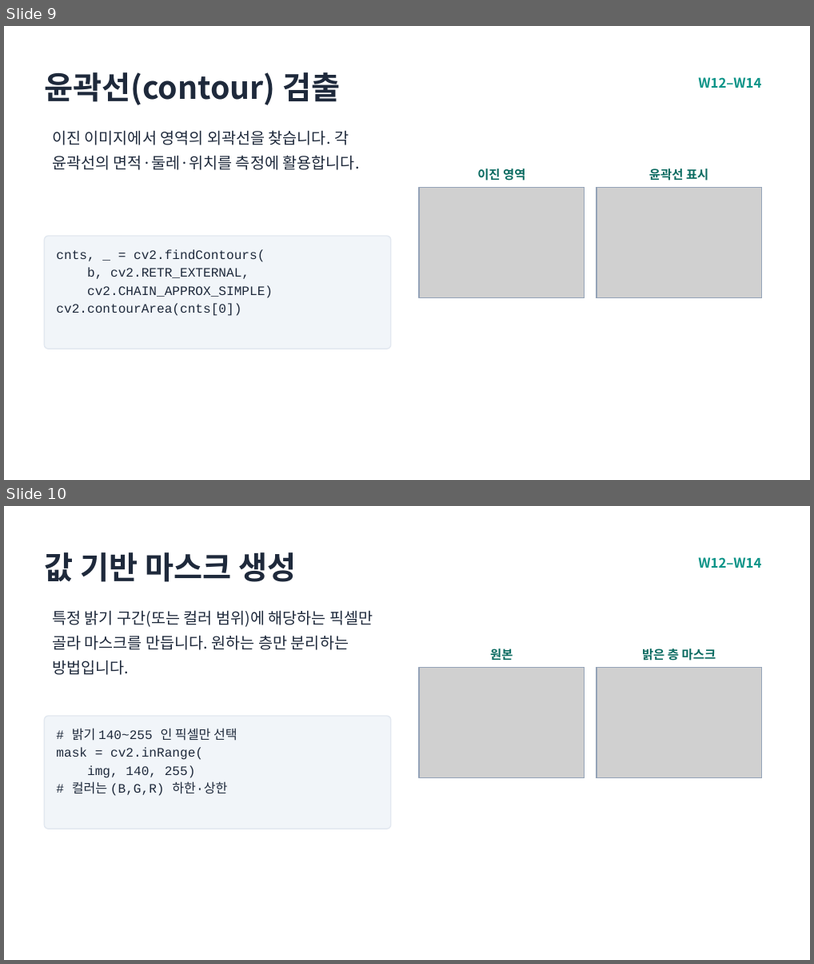
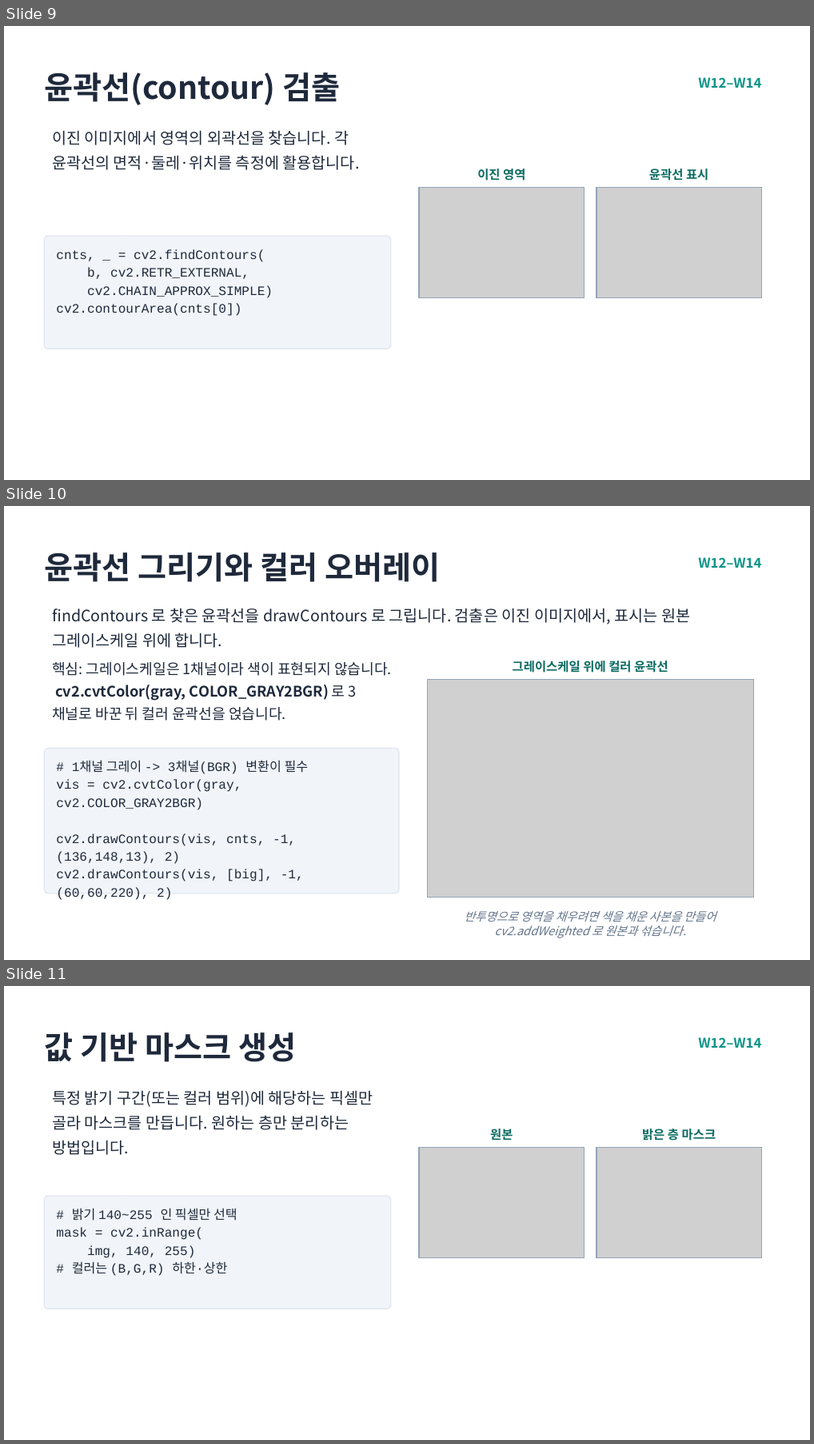
Before and after one commit to sy5255/image_processing, a slide deck: ppt/Phase_5_이미지처리_기본기.pptx. Shown one above the other, each under a label of ours: slides 9 and 10 before the commit, slides 9, 10 and 11 after it. The pictures are 814x964 and 814x1444 pixels, drawn with LibreOffice and Linux fonts; fonts in the diff are those of the drawing; grey boxes stand for pictures. Boxes give left, top, right and bottom in pixels: in the first picture for what was removed or moved away, otherwise in the second. Text is boxed around its words. In the diff, an @@ line names an element or a change of style, - is before the commit and + after.

```diff
--- a/ppt/Phase_5_이미지처리_기본기.pptx
+++ b/ppt/Phase_5_이미지처리_기본기.pptx
@@ slide 10 added at (4, 506, 810, 960), background #FFFFFF @@
@@ text added at (44, 552, 440, 582), 28 pt, text #1E293B, bold @@
+윤곽선 그리기와 컬러 오버레이
@@ text added at (698, 557, 762, 568), 12 pt, text #0D9488, bold @@
+W12–W14
@@ text added at (52, 608, 690, 648), 14 pt, text #1E293B @@
+findContours 로 찾은 윤곽선을 drawContours 로 그립니다. 검출은 이진 이미지에서, 표시는 원본 그레이스케일 위에 합니다.
@@ text added at (52, 662, 392, 720), 13 pt, text #1E293B @@
+핵심: 그레이스케일은 1채널이라 색이 표현되지 않습니다. cv2.cvtColor(gray, COLOR_GRAY2BGR) 로 3채널로 바꾼 뒤 컬러 윤곽선을 얹습니다.
@@ text added at (513, 660, 669, 672), 11 pt, text #0B6B61, bold @@
+그레이스케일 위에 컬러 윤곽선
@@ picture added at (427, 680, 754, 897) @@
@@ rectangle added at (427, 680, 754, 897), outline #94A3B8 1 pt @@
@@ rounded rectangle added at (44, 748, 399, 893), fill #F1F5F9, outline #E2E8F0 1 pt @@
@@ text added at (56, 760, 309, 900), 11.5 pt, text #1E293B @@
+# 1채널 그레이 -> 3채널(BGR) 변환이 필수
+vis = cv2.cvtColor(gray, cv2.COLOR_GRAY2BGR)
+cv2.drawContours(vis, cnts, -1, (136,148,13), 2)
+cv2.drawContours(vis, [big], -1, (60,60,220), 2)
@@ text added at (465, 911, 716, 938), 10.5 pt, text #64748B, italic @@
+반투명으로 영역을 채우려면 색을 채운 사본을 만들어 cv2.addWeighted 로 원본과 섞습니다.
@@ what was slide 10 is now slide 11 @@
```
Also in this commit, not shown: 25 other files.
